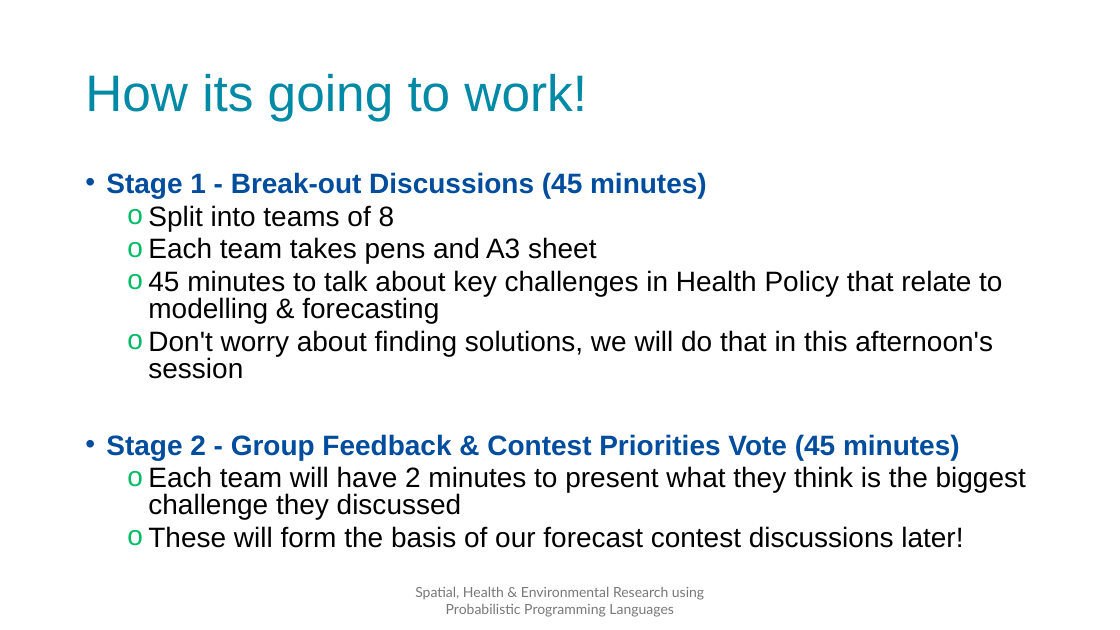
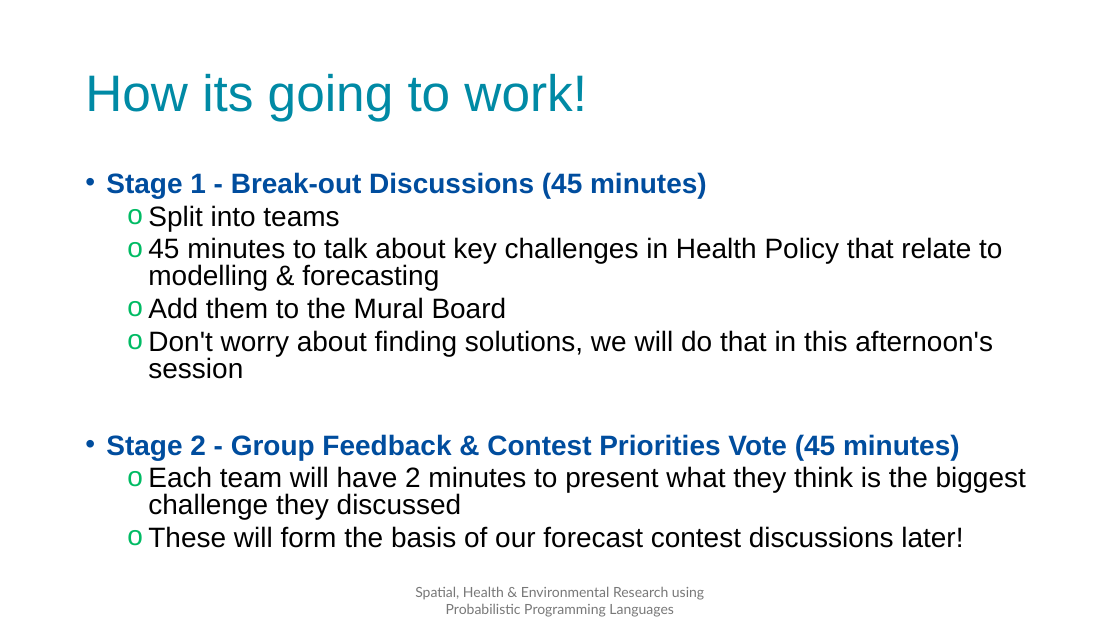
Before and after one commit to SPHERE-PPL/Annual-Meeting-Jan25, a slide deck: slide 16 of Presentations/DayPlan/Full Presentation.pptx (slide 14 before the commit). Drawn at 1120x630 pixels with LibreOffice and Linux fonts; fonts in the diff are those of the drawing; background and template pictures are left out. Boxes give left, top, right and bottom in pixels: in the first picture for what was removed or moved away, otherwise in the second. Text is boxed around its words. In the diff, an @@ line names an element or a change of style, - is before the commit and + after.

```diff
--- a/Presentations/DayPlan/Full Presentation.pptx
+++ b/Presentations/DayPlan/Full Presentation.pptx
@@ text at <box>148,205,339,231</box>: text changed @@
-  o Split into teams of 8
-  o Each team takes pens and A3 sheet
+  o Split into teams
@@ text at <box>148,297,507,319</box>: paragraph added @@
+  o Add them to the Mural Board
```
Also in this commit, not shown: 3 other slides changed, 2 slides added.
